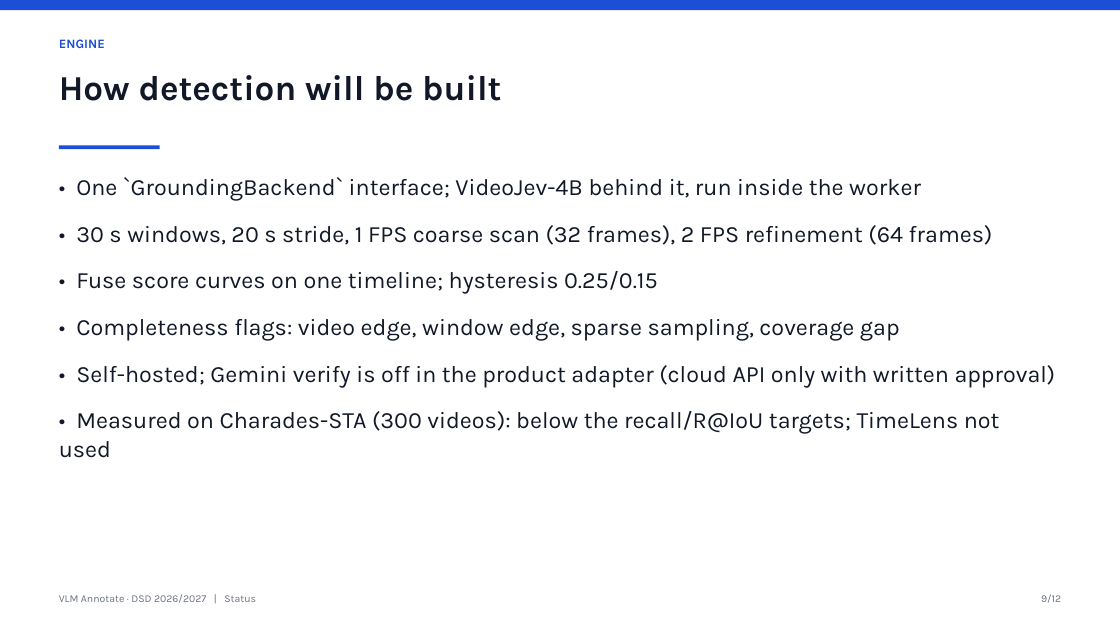
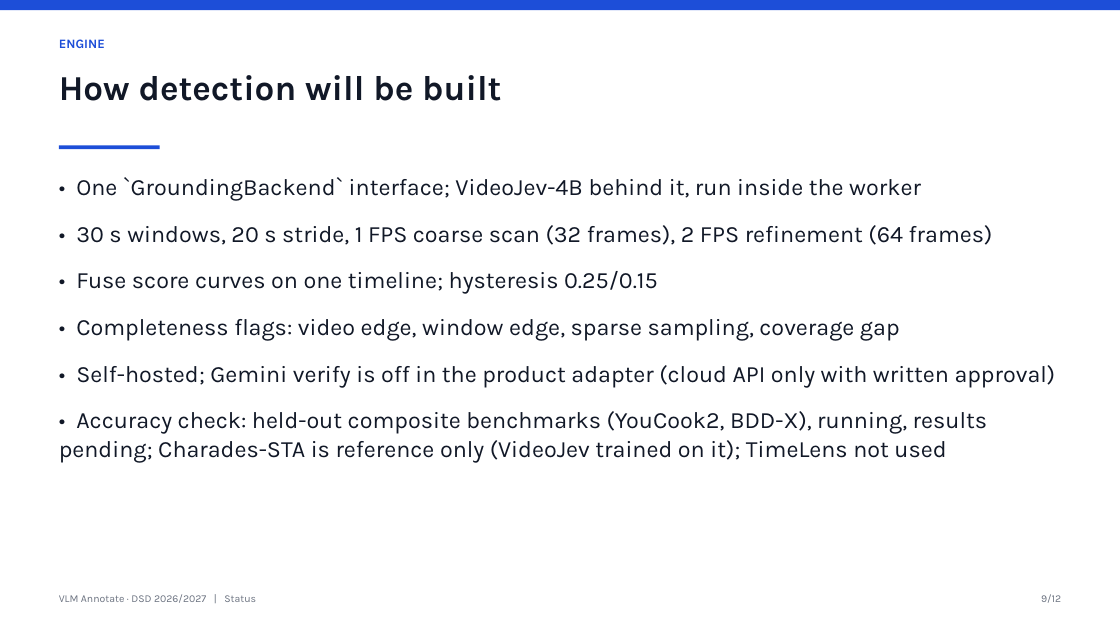
Before and after one commit to aslsumen/DSD---VLM-Annotate, a slide deck: slide 9 of presentations/03-status.pptx. Drawn at 1120x630 pixels with LibreOffice and Linux fonts; fonts in the diff are those of the drawing. Boxes give left, top, right and bottom in pixels: in the first picture for what was removed or moved away, otherwise in the second. Text is boxed around its words. In the diff, an @@ line names an element or a change of style, - is before the commit and + after.

Commit message:
eval: restore held-out YouCook2/BDD-X composite benchmarks as main KPIs; Charades-STA reference only; drop R@IoU0.5 target
- scripts/composite_bench.py: prep/score for youcook2_a, youcook2_b, bddx composites (absent prompts, per-prompt hits, verify effect)
- Charades-STA is VideoJev training data: relabelled as in-domain reference across docs
- KPIs: recall (IoU>=0.3) and complete-clip rate keep targets; R@IoU/mIoU diagnostic only; absent-prompt false candidates reported
- min_event_score 0.5 marked provisional pending held-out re-check
- R-27, PB-70, S3-17 added; status deck regenerated

```diff
--- a/presentations/03-status.pptx
+++ b/presentations/03-status.pptx
@@ text at (x1=59, y1=411, x2=987, y2=462): text changed @@
-• Measured on Charades-STA (300 videos): below the recall/R@IoU targets; TimeLens not used
+• Accuracy check: held-out composite benchmarks (YouCook2, BDD-X), running, results pending; Charades-STA is reference only (VideoJev trained on it); TimeLens not used
```
Also in this commit, not shown: 2 other slides changed, 27 other files.
